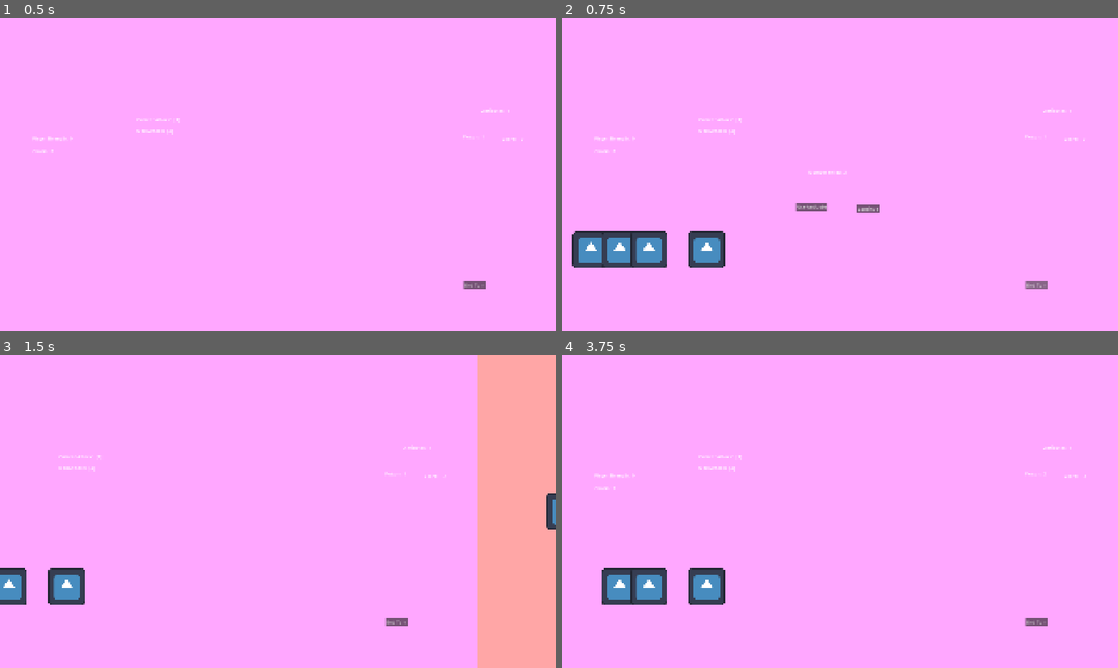
Above: before the commit, frames 1-4 (two rows, left to right).
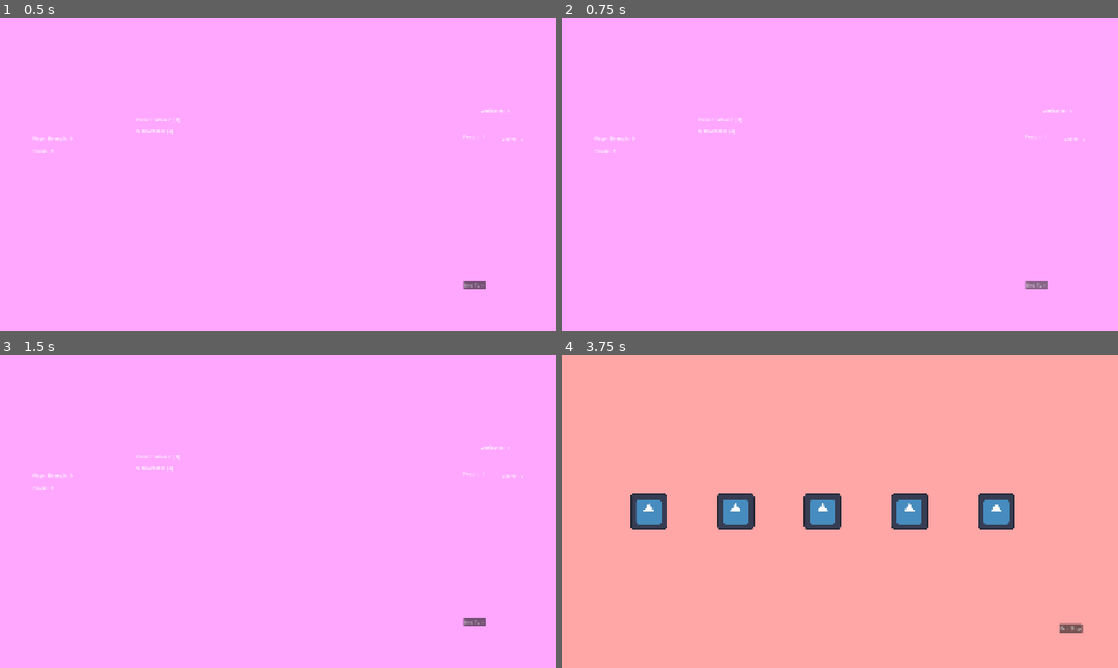
Above: after the commit, the same moments.

Repository: Novali91/Snakeeyes
Game: Godot game, scene res://01_Managers/01_StateManager/top_state_machine.tscn
Two runs of this game, one before a commit and one after it. Both use one fixed random seed, a clock stepped at 60 frames per second and the inputs below. The engine's default icon, where the game draws it, is replaced by a stand-in: a white triangle on a blue panel in a dark square.
Inputs (mouse positions are in pixels of both pictures, inside the frame that each line leads up to):
- Up to frame 1 (0.5 s): no input
- Up to frame 2 (0.75 s): click "End Turn" at 0.5 s
- Up to frame 3 (1.5 s): click (305, 545) at 1.25 s, where only the run before the commit has a clickable "Continue"
- Up to frame 4 (3.75 s): move the mouse to (662, 511) at 2.02 s; hold Right (right) 2.03-2.78 s; click (662, 511) at 2.17 s; move the mouse to (734, 511) at 2.77 s; hold Left (left) 2.78-3.53 s; click (734, 511) at 2.92 s; move the mouse to (578, 586) at 3.52 s; hold Right (right) from 3.53 s (still down); click (578, 586) at 3.67 s

Frame 1 is identical in both runs. In frame 2, 3.1% of the frame differs, in the area x 1-58%, y 48-80%; in frame 3, 16%; in frame 4, 100%, in the area x 0-100%, y 0-100%.
Error after the commit: Invalid access to property or key 'drink_clicked' on a base object of type 'null instance'. (res://01_Managers/01_StateManager/01_States/02_Play/play_state.gd:…

Commit message:
Fixed issue with top state machine/hand manager

Diff:
--- a/01_Managers/01_StateManager/top_state_machine.tscn
+++ b/01_Managers/01_StateManager/top_state_machine.tscn
@@ -132,12 +132,10 @@
 unique_name_in_owner = true
 position = Vector2(1920, 0)
 
-[node name="HandManager" parent="." unique_id=1877513829 instance=ExtResource("21_ffq48")]
-unique_name_in_owner = true
-position = Vector2(1920, 0)
-
 [node name="DeckManager" parent="." unique_id=1886334080 instance=ExtResource("22_lfho2")]
 unique_name_in_owner = true
+
+[node name="HandManager" parent="." unique_id=1877513829 instance=ExtResource("21_ffq48")]
 
 [node name="ShopManager" parent="." unique_id=690115681 instance=ExtResource("23_5mt65")]
 unique_name_in_owner = true
